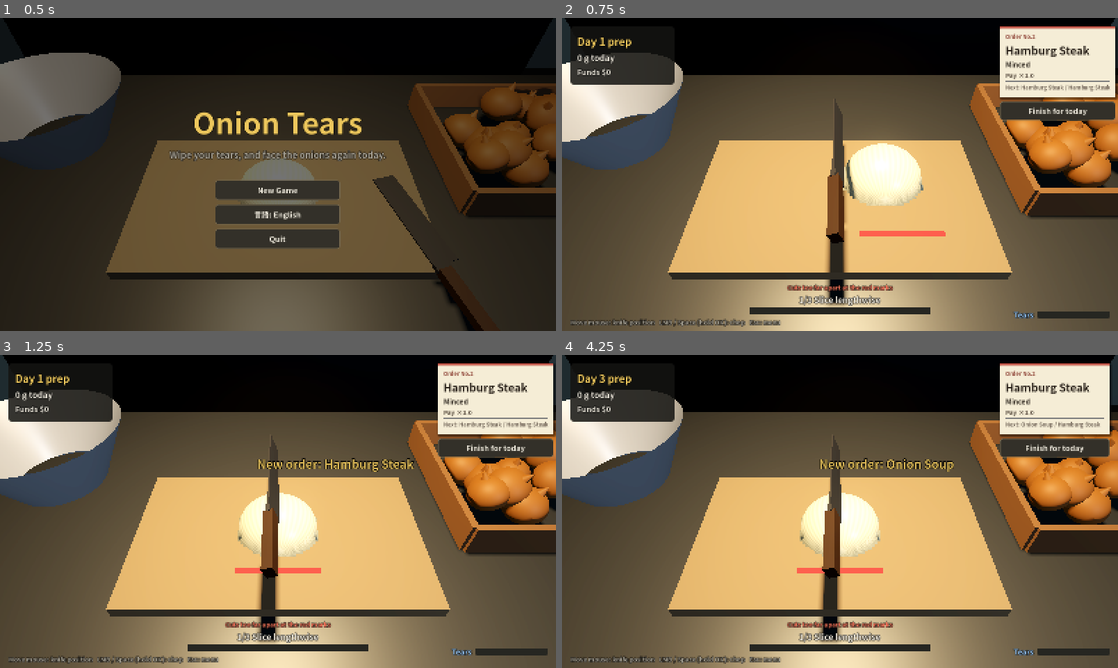
Above: before the commit, frames 1-4 (two rows, left to right).
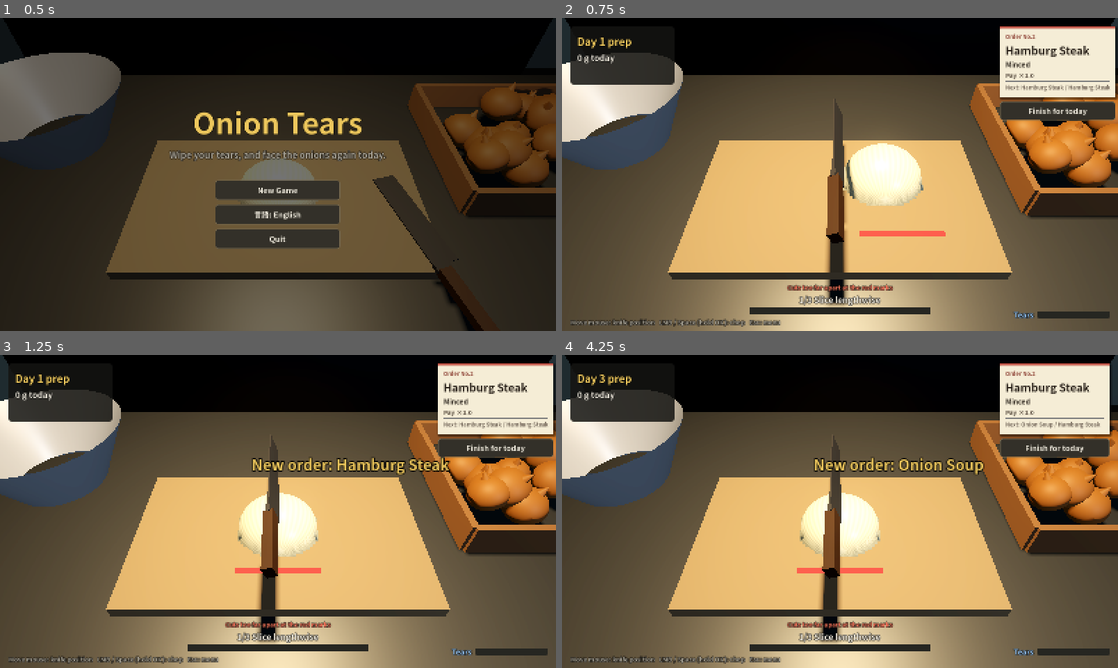
Above: after the commit, the same moments.

Repository: decopon-7/-
Game: Godot game, scene res://scenes/main.tscn
The game is run twice, just before and just after one commit, with the same random seed, the same clock (stepped at 60 frames per second) and the same inputs.
Inputs:
- Up to frame 1 (0.5 s): no input
- Up to frame 2 (0.75 s): click "New Game" at 0.5 s
- Up to frame 3 (1.25 s): no input
- Up to frame 4 (4.25 s): click "Finish for today" at 1.25 s; click "Start prep" at 2 s; click "Finish for today" at 2.75 s; click "Start prep" at 3.5 s

Frame 1 is identical in both runs. In frame 2, less than 0.1% of the frame differs, in the area x 2-9%, y 16-19%; in frame 3, 1.2%, in the area x 2-81%, y 16-39%; in frame 4, 1.0%.

Commit message:
手応え（ゲームフィール）を強化
切る操作の気持ちよさのために、以下を追加:
- カメラの微振動（trauma蓄積 → trauma^2で減衰）: 通常の切りで軽く、
  1品完成で大きく、涙が限界でビクッと
- 包丁のスクワッシュ＆ストレッチ: 当たった瞬間ぺしゃっと潰れて弾む
  （knife の姿勢制御とは独立した knife_visual 子ノードで実現）
- ポップアップ数字にバックイージングの弾み（+100 g など）
- 所持金表示のカウントアップ演出（瞬時に切り替わらずパラパラ数える）
- 1品完成の瞬間だけ0.07秒のヒットストップ（ignore_time_scaleタイマーで安全に復帰）
- 1品完成時のきらめきパーティクル

dev_screenshot.gd に complete ショットを追加し、実際に1品完成させて
ヒットストップ・きらめきまで通しで確認済み（selftestも全種類パス）。

Co-Authored-By: Claude Sonnet 5 <noreply@anthropic.com>
Claude-Session: https://claude.ai/code/session_01Fz9qy8KHkDBY9XhjKQFu2R

Diff:
--- a/scripts/dev_screenshot.gd
+++ b/scripts/dev_screenshot.gd
@@ -1,7 +1,8 @@
 # 開発用：コマンドラインから画面写真を撮って終了する。
 #   godot --path . -- --shot=mince --out=/tmp/mince.png --lang=ja
-# shot の種類: title / cut / mince / shop / fresh　（--order=soup などで注文を指定できる）
+# shot の種類: title / cut / mince / shop / fresh / complete　（--order=soup などで注文を指定できる）
 #   fresh: 1回も切っていない、まっさらな玉ねぎ（回転・スケールが落ち着いた状態）
+#   complete: 1品を完成させ、ヒットストップ・きらめき演出まで通す
 extends Node
 
 var _args := {}
@@ -41,7 +42,7 @@
 			main.onion = null
 			main.order_queue.push_front(_args["order"])
 			main._spawn_onion(false)
-	if shot in ["cut", "mince"]:
+	if shot in ["cut", "mince", "complete"]:
 		var o: Onion = main.onion
 		if _frame == 30:
 			# 工程1: 縦の切り込みを等間隔に
@@ -60,6 +61,19 @@
 				for i in 14:
 					main.chop_at(o.global_position.x - 0.07 + i * 0.01 + k * 0.003)
 			main.tears = 0.85
+		if _frame == 30 and shot == "complete":
+			# 工程1: 一気に細かく切り込みを入れる
+			for i in range(1, 20):
+				main.chop_at(o.global_position.x - o.rx + i * o.rx * 2.0 / 20)
+		if _frame == 90 and shot == "complete":
+			# 工程2: 一気に細かく刻む
+			for i in range(1, 20):
+				main.chop_at(o.global_position.x - o.rz + i * o.rz * 2.0 / 20)
+		if _frame == 150 and shot == "complete":
+			# 目標サイズ以下になるまで徹底的に刻んで、完成（ヒットストップ・きらめき）まで通す
+			for pass_i in 30:
+				for i in 20:
+					main.chop_at(o.global_position.x - 0.08 + i * 0.008)
 		if _frame == 150 and shot == "cut":
 			main._knife_x = o.global_position.x + 0.012
 	if _frame == 90 and shot == "fresh":
--- a/scripts/main.gd
+++ b/scripts/main.gd
@@ -16,6 +16,15 @@
 const TEARS_PER_CHOP := 0.012
 const TEARS_DECAY := 0.045
 const TEARS_STUN_TIME := 2.2
+
+## 手応え：カメラの揺れ量（trauma。0〜1で蓄積し、揺れ幅は trauma^2）
+const SHAKE_CHOP := 0.13
+const SHAKE_MINCE := 0.05
+const SHAKE_TEARS_MAX := 0.22
+const SHAKE_ORDER_DONE := 0.3
+## 1品完成した瞬間、ごく短く時間の流れを遅くする「間」
+const HIT_STOP_DURATION := 0.07
+const HIT_STOP_SCALE := 0.15
 
 var state := State.TITLE
 var grams_today := 0
@@ -45,6 +54,13 @@
 var _holding := false
 var _chips_time := 0.0
 var _gap_mat: StandardMaterial3D
+
+## 手応え（カメラの微振動・包丁のスクワッシュ・きらめき演出）
+var knife_visual: Node3D
+var sparkle: CPUParticles3D
+var camera_trauma := 0.0
+var _camera_base_transform: Transform3D
+var _hitstop_id := 0
 
 
 func _ready() -> void:
@@ -136,6 +152,7 @@
 		Sfx.set_loop("processor", false)
 	_update_knife_pose(delta)
 	_update_tear_overlay(delta)
+	_update_camera_shake(delta)
 	_chips_time -= delta
 	chips.emitting = _chips_time > 0.0
 
@@ -207,6 +224,8 @@
 	tears += (TEARS_PER_CHOP if mincing else TEARS_PER_CUT) * GameState.tear_multiplier()
 	chips.global_position = Vector3(x, BOARD_TOP + 0.03, WORK_POS.z)
 	_chips_time = 0.06
+	_shake(SHAKE_MINCE if mincing else SHAKE_CHOP)
+	_squash_knife()
 	return true
 
 
@@ -268,6 +287,12 @@
 		return
 	Sfx.play("coin", -6.0, 0.0)
 	Sfx.play_later(0.65, "plop", -2.0)
+	_shake(SHAKE_ORDER_DONE)
+	_hit_stop(HIT_STOP_DURATION, HIT_STOP_SCALE)
+	if sparkle:
+		sparkle.global_position = onion.global_position + Vector3(0, 0.04, 0)
+		sparkle.restart()
+		sparkle.emitting = true
 	var done := onion
 	onion = null
 	var pay := GameState.pay_for(done.grams, GameState.ORDERS[done.order_id]["pay"])
@@ -354,6 +379,7 @@
 		Sfx.play_later(0.2, "voice", -6.0)
 		tears = 0.75
 		_holding = false
+		_shake(SHAKE_TEARS_MAX)
 		ui.popup(tr("POP_TEARS"), get_viewport().get_visible_rect().size * 0.5, Color(0.6, 0.8, 1.0))
 
 
@@ -427,6 +453,50 @@
 		ui.refresh_shop()
 
 
+# ================================================================ 手応え（カメラ・スクワッシュ・きらめき）
+
+## trauma（0〜1）をためる。1フレームで指数的に減衰し、揺れ幅は trauma^2 でなめらかに立ち上がる
+func _shake(amount: float) -> void:
+	camera_trauma = clampf(camera_trauma + amount, 0.0, 1.0)
+
+
+func _update_camera_shake(delta: float) -> void:
+	camera_trauma = maxf(0.0, camera_trauma - delta * 2.4)
+	var shake := camera_trauma * camera_trauma
+	if shake < 0.0004:
+		camera.global_transform = _camera_base_transform
+		return
+	var offset := Vector3(rng.randf_range(-1.0, 1.0), rng.randf_range(-1.0, 1.0), 0.0) * 0.012 * shake
+	var roll := rng.randf_range(-1.0, 1.0) * deg_to_rad(1.6) * shake
+	var t := _camera_base_transform.translated_local(offset)
+	t.basis = t.basis.rotated(t.basis.z.normalized(), roll)
+	camera.global_transform = t
+
+
+## 包丁が当たった瞬間、ぺしゃっと潰れてすぐ弾んで戻る（スクワッシュ＆ストレッチ）
+func _squash_knife() -> void:
+	if knife_visual == null:
+		return
+	knife_visual.scale = Vector3(1.15, 0.72, 1.1)
+	var tw := knife_visual.create_tween()
+	tw.tween_property(knife_visual, "scale", Vector3.ONE, 0.2).set_trans(Tween.TRANS_ELASTIC).set_ease(Tween.EASE_OUT)
+
+
+## ごく短く時間の流れを遅くして、決まった瞬間に一拍の「間」を作る
+func _hit_stop(duration: float, scale: float) -> void:
+	_hitstop_id += 1
+	var id := _hitstop_id
+	Engine.time_scale = scale
+	var timer := get_tree().create_timer(duration, true, false, true)  # ignore_time_scale
+	timer.timeout.connect(func():
+		if id == _hitstop_id:
+			Engine.time_scale = 1.0)
+
+
+func _exit_tree() -> void:
+	Engine.time_scale = 1.0
+
+
 # ================================================================ 包丁・機械の組み立て
 
 func _build_knife() -> void:
@@ -434,10 +504,14 @@
 	var wood := _mat(Color(0.2, 0.13, 0.08), 0.6)
 	knife = Node3D.new()
 	add_child(knife)
+	# 見た目だけを入れ子にしておき、当たった瞬間のスクワッシュはここだけを動かす
+	# （knife 自身の位置・傾きは _update_knife_pose が管理しているため）
+	knife_visual = Node3D.new()
+	knife.add_child(knife_visual)
 	# 刃は Z 方向（奥〜手前）に伸びる。原点が刃先の線。
-	_box(knife, Vector3(0.003, 0.05, 0.22), Vector3(0, 0.025, -0.04), steel)
-	_box(knife, Vector3(0.008, 0.03, 0.015), Vector3(0, 0.035, 0.075), steel)
-	_box(knife, Vector3(0.018, 0.024, 0.12), Vector3(0, 0.037, 0.14), wood)
+	_box(knife_visual, Vector3(0.003, 0.05, 0.22), Vector3(0, 0.025, -0.04), steel)
+	_box(knife_visual, Vector3(0.008, 0.03, 0.015), Vector3(0, 0.035, 0.075), steel)
+	_box(knife_visual, Vector3(0.018, 0.024, 0.12), Vector3(0, 0.037, 0.14), wood)
 
 	chips = CPUParticles3D.new()
 	var chip_mesh := BoxMesh.new()
@@ -454,6 +528,33 @@
 	chips.initial_velocity_max = 0.45
 	chips.gravity = Vector3(0, -4.0, 0)
 	add_child(chips)
+
+	# 1品完成したときの、ぱっと散るきらめき演出
+	sparkle = CPUParticles3D.new()
+	var sparkle_mesh := QuadMesh.new()
+	sparkle_mesh.size = Vector2(0.012, 0.012)
+	var sparkle_mat := StandardMaterial3D.new()
+	sparkle_mat.shading_mode = BaseMaterial3D.SHADING_MODE_UNSHADED
+	sparkle_mat.albedo_color = Color(1.0, 0.92, 0.55)
+	sparkle_mat.billboard_mode = BaseMaterial3D.BILLBOARD_ENABLED
+	sparkle_mat.transparency = BaseMaterial3D.TRANSPARENCY_ALPHA
+	sparkle_mesh.material = sparkle_mat
+	sparkle.mesh = sparkle_mesh
+	sparkle.amount = 22
+	sparkle.lifetime = 0.5
+	sparkle.one_shot = true
+	sparkle.explosiveness = 1.0
+	sparkle.local_coords = false
+	sparkle.emitting = false
+	sparkle.direction = Vector3(0, 1, 0)
+	sparkle.spread = 180.0
+	sparkle.initial_velocity_min = 0.3
+	sparkle.initial_velocity_max = 0.9
+	sparkle.gravity = Vector3(0, -1.6, 0)
+	sparkle.scale_amount_min = 0.5
+	sparkle.scale_amount_max = 1.4
+	sparkle.color_ramp = _fade_out_gradient()
+	add_child(sparkle)
 
 	_gap_mat = StandardMaterial3D.new()
 	_gap_mat.shading_mode = BaseMaterial3D.SHADING_MODE_UNSHADED
@@ -512,6 +613,7 @@
 	camera.fov = 50.0
 	add_child(camera)
 	camera.look_at_from_position(Vector3(0, 1.5, 0.52), Vector3(0, 0.965, -0.01))
+	_camera_base_transform = camera.global_transform
 
 	# 吊り下げランプ
 	var lamp_root := Node3D.new()
@@ -660,6 +762,15 @@
 		add_child(pan)
 
 
+## 透明にフェードアウトするグラデーション（パーティクルの寿命後半で消えるように）
+func _fade_out_gradient() -> Gradient:
+	var g := Gradient.new()
+	g.set_color(0, Color(1, 1, 1, 1))
+	g.set_color(1, Color(1, 1, 1, 0))
+	g.add_point(0.6, Color(1, 1, 1, 1))
+	return g
+
+
 # ================================================================ ヘルパー
 
 func _mat(color: Color, roughness: float, metallic: float = 0.0) -> StandardMaterial3D:
--- a/scripts/ui.gd
+++ b/scripts/ui.gd
@@ -26,6 +26,7 @@
 var _day_label: Label
 var _today_label: Label
 var _money_label: Label
+var _money_shown := -1
 var _step_label: Label
 var _step_bar: ProgressBar
 var _gap_hint: Label
@@ -75,6 +76,7 @@
 	title_screen = _build_title()
 	root.add_child(title_screen)
 	refresh_texts()
+	_money_shown = GameState.money  # 起動時は0から数え上げず、いきなり現在値で表示
 
 
 # ---------------------------------------------------------------- 表示切替
@@ -107,11 +109,20 @@
 	refresh_shop()
 
 
+func _process(delta: float) -> void:
+	# 所持金はいきなり切り替わらず、数字がパラパラと数え上がる/下がる演出
+	if _money_shown != GameState.money and _money_label:
+		var diff := GameState.money - _money_shown
+		var step := maxi(1, roundi(absf(diff) * delta * 12.0))
+		step = mini(step, absi(diff))
+		_money_shown += step if diff > 0 else -step
+		_money_label.text = tr("HUD_MONEY") % _money_shown
+
+
 func update_hud(grams_today: int, step_text: String, step_progress: float,
 		tears: float, wide_gaps: bool) -> void:
 	_day_label.text = tr("HUD_DAY") % GameState.day
 	_today_label.text = tr("HUD_TODAY") % grams_today
-	_money_label.text = tr("HUD_MONEY") % GameState.money
 	_step_label.text = step_text
 	_step_bar.value = step_progress * 100.0
 	_gap_hint.visible = wide_gaps
@@ -141,11 +152,8 @@
 		else:
 			button.text = tr("SHOP_BUY") % GameState.upgrade_cost(id)
 			button.disabled = not GameState.can_buy(id)
-	if _money_label:
-		_money_label.text = tr("HUD_MONEY") % GameState.money
-
-
-## 画面上の位置に「+100 g」などを浮かび上がらせる
+
+## 画面上の位置に「+100 g」などを、弾みをつけてポップアップさせる
 func popup(text: String, screen_pos: Vector2, color: Color = COL_ACCENT) -> void:
 	var label := Label.new()
 	label.text = text
@@ -154,11 +162,17 @@
 	label.add_theme_color_override("font_outline_color", Color.BLACK)
 	label.add_theme_constant_override("outline_size", 8)
 	label.position = screen_pos - Vector2(60, 20)
+	label.pivot_offset = Vector2(60, 20)
+	label.scale = Vector2.ZERO
 	label.mouse_filter = Control.MOUSE_FILTER_IGNORE
 	hud.add_child(label)
+	# 飛び出すように少し大きく弾んでから落ち着く（バックイージングでオーバーシュート）
+	var pop := label.create_tween()
+	pop.tween_property(label, "scale", Vector2.ONE * 1.15, 0.16).set_trans(Tween.TRANS_BACK).set_ease(Tween.EASE_OUT)
+	pop.tween_property(label, "scale", Vector2.ONE, 0.12).set_trans(Tween.TRANS_SINE).set_ease(Tween.EASE_OUT)
 	var tw := label.create_tween().set_parallel()
 	tw.tween_property(label, "position:y", label.position.y - 90.0, 1.1).set_ease(Tween.EASE_OUT)
-	tw.tween_property(label, "modulate:a", 0.0, 1.1).set_ease(Tween.EASE_IN)
+	tw.tween_property(label, "modulate:a", 0.0, 1.1).set_delay(0.15).set_ease(Tween.EASE_IN)
 	tw.chain().tween_callback(label.queue_free)
 
 
Not shown, changed: README.md
Not shown, changed: docs/STEAM_ROADMAP.md
